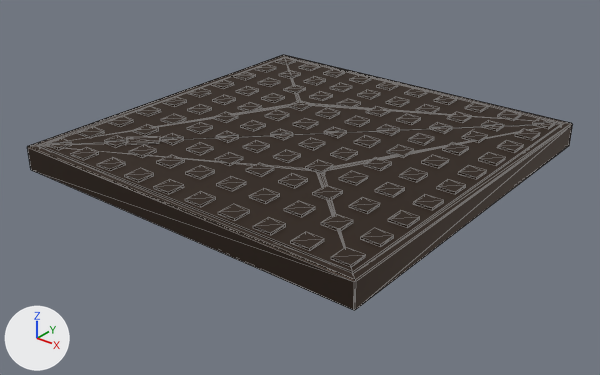
A saved change to the glTF model production/assets/cloud-week/kerbs-covers/cover_stud_square.glb.
The view is the same before and after, from a 50 mm camera at (0.735, -0.94, 0.486) aimed at (0.005, -0.029, -0.079). Every picture has the same lights, and +X, +Y and +Z are marked at lower left. The older version comes first. Mesh edges are drawn as thin lines.

In view in the first picture: 'frame', 'lid_leaves', 'studs' and 1 more.
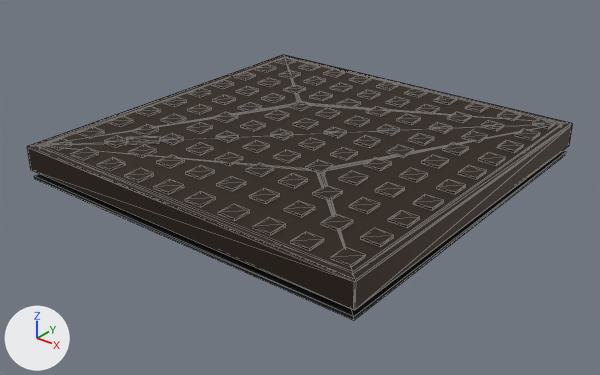
Boxes (x1, y1, x2, y2) around the edits, measured in the pictures (600 x 375 px):
'floor', added
    after: (34, 151, 566, 321)

What the commit changed:
Material 'pot_black' (mat_pot_black) is new.
Its base color is (0.00243, 0.00243, 0.00243) (black #080808).
Its roughness is 0.9.
Mesh me_floor is new.
It is a box spanning x -0.297..0.297, y -0.297..0.297, z -0.055..-0.05.
It uses material mat_pot_black (black #080808).
Object 'floor' (ob_floor) is new; it shows me_floor.
Its location is (0.0, 0.0, 0.0).
